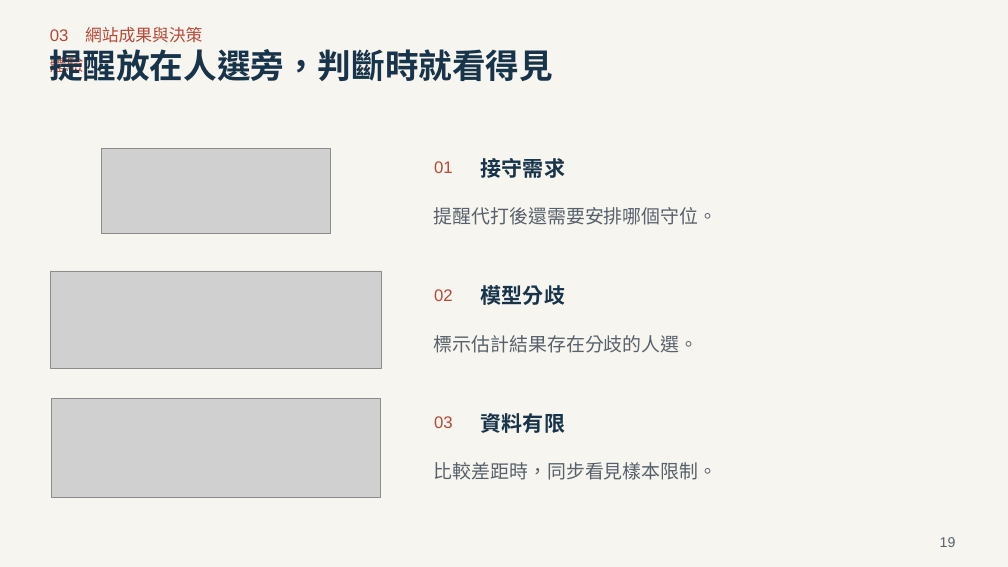
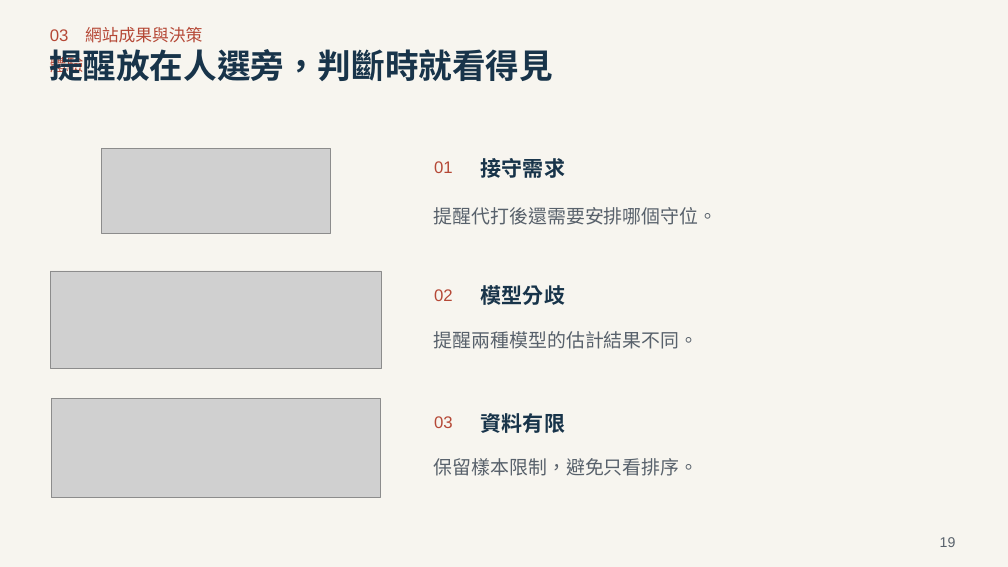
Before and after one commit to Da-Xiong-Chen/baseball_project, a slide deck: slide 19 of presentations/competition-2026/baseball-decision-22-slides.pptx. Drawn at 1008x567 pixels with LibreOffice and Linux fonts; fonts in the diff are those of the drawing; grey boxes stand for pictures. Boxes give left, top, right and bottom in pixels: in the first picture for what was removed or moved away, otherwise in the second. Text is boxed around its words. In the diff, an @@ line names an element or a change of style, - is before the commit and + after.

```diff
--- a/presentations/competition-2026/baseball-decision-22-slides.pptx
+++ b/presentations/competition-2026/baseball-decision-22-slides.pptx
@@ text at (434, 331, 699, 349): text changed @@
-標示估計結果存在分歧的人選。
+提醒兩種模型的估計結果不同。
@@ text at (434, 458, 699, 476): text changed @@
-比較差距時，同步看見樣本限制。
+保留樣本限制，避免只看排序。
```
Also in this commit, not shown: 11 other slides changed, 2 other files.
